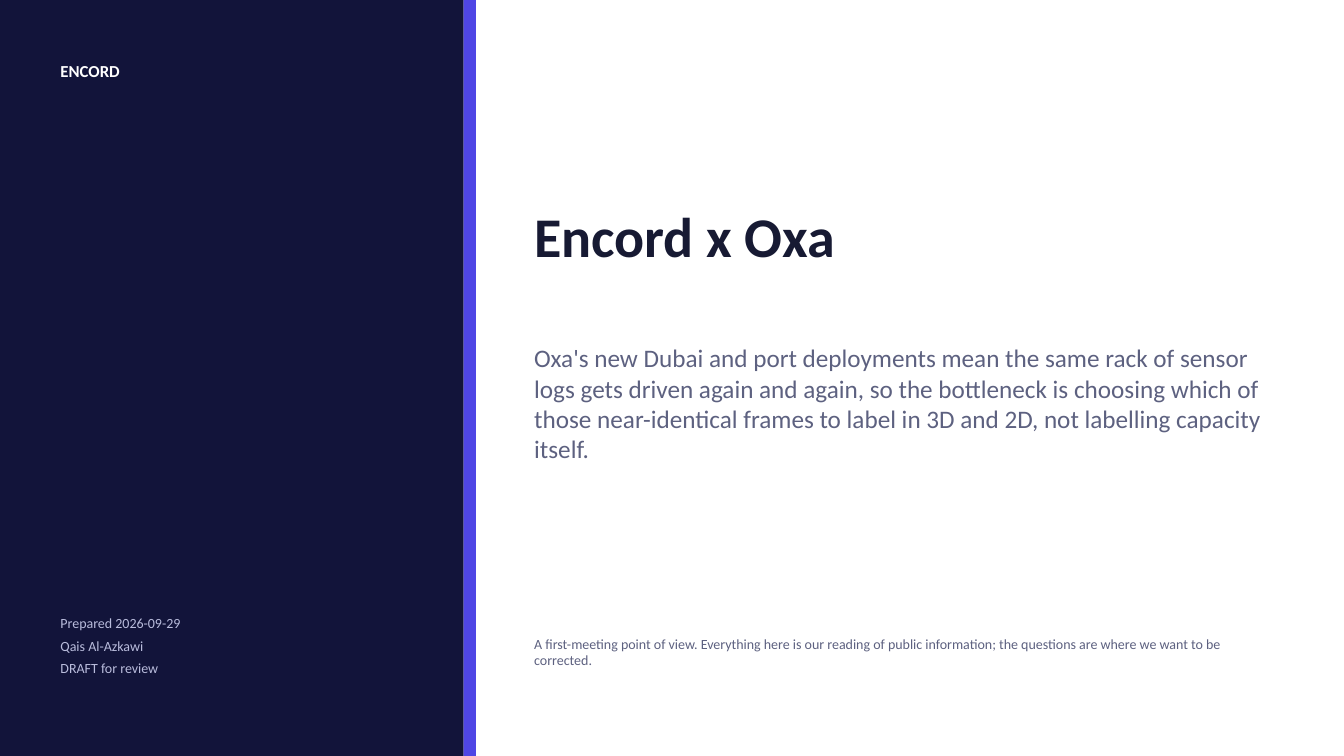
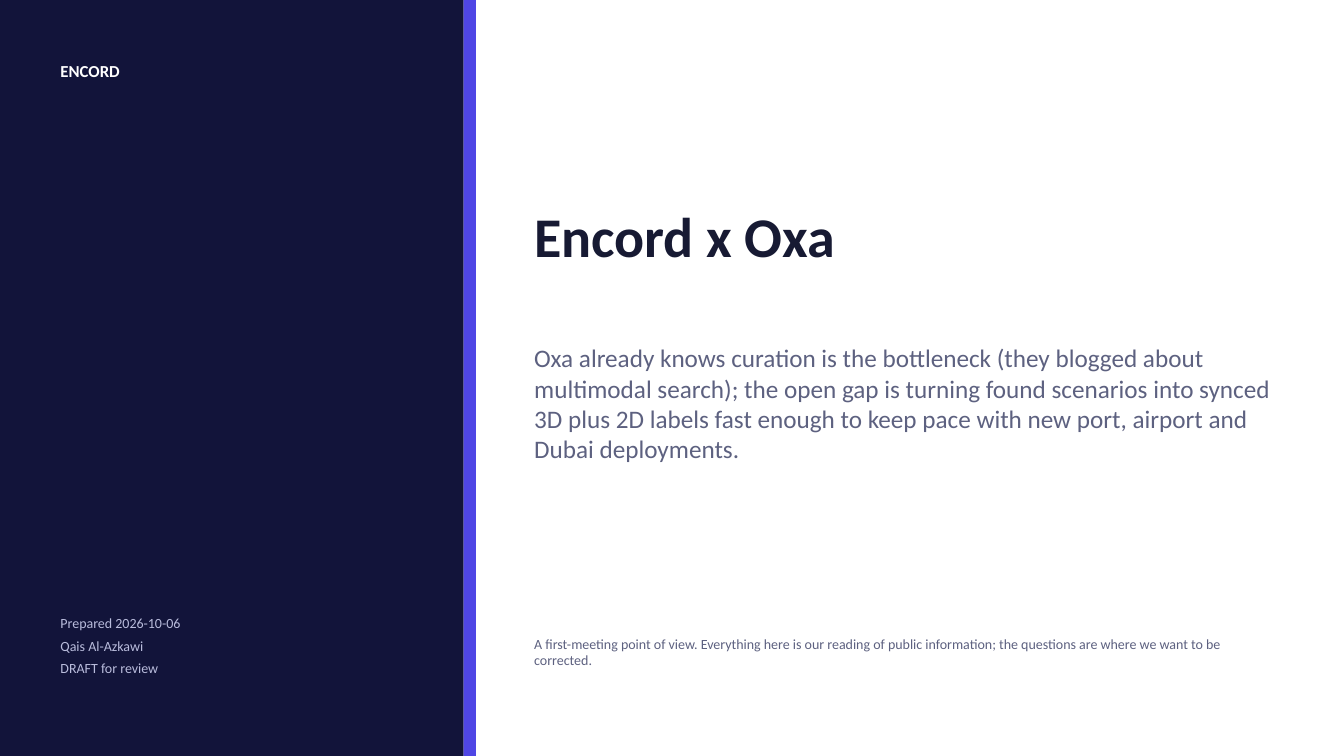
Before and after one commit to qaisak/signal-desk, a slide deck: slide 1 of docs/briefs/oxa.pptx. Drawn at 1344x756 pixels with LibreOffice and Linux fonts; fonts in the diff are those of the drawing. Boxes give left, top, right and bottom in pixels: in the first picture for what was removed or moved away, otherwise in the second. Text is boxed around its words. In the diff, an @@ line names an element or a change of style, - is before the commit and + after.

```diff
--- a/docs/briefs/oxa.pptx
+++ b/docs/briefs/oxa.pptx
@@ text at (x1=534, y1=349, x2=1269, y2=462): text changed @@
-Oxa's new Dubai and port deployments mean the same rack of sensor logs gets driven again and again, so the bottleneck is choosing which of those near-identical frames to label in 3D and 2D, not labelling capacity itself.
+Oxa already knows curation is the bottleneck (they blogged about multimodal search); the open gap is turning found scenarios into synced 3D plus 2D labels fast enough to keep pace with new port, airport and Dubai deployments.
@@ text at (x1=60, y1=618, x2=180, y2=630): text changed @@
-Prepared 2026-09-29
+Prepared 2026-10-06
```
Also in this commit, not shown: 6 other slides changed, 9 other files.
